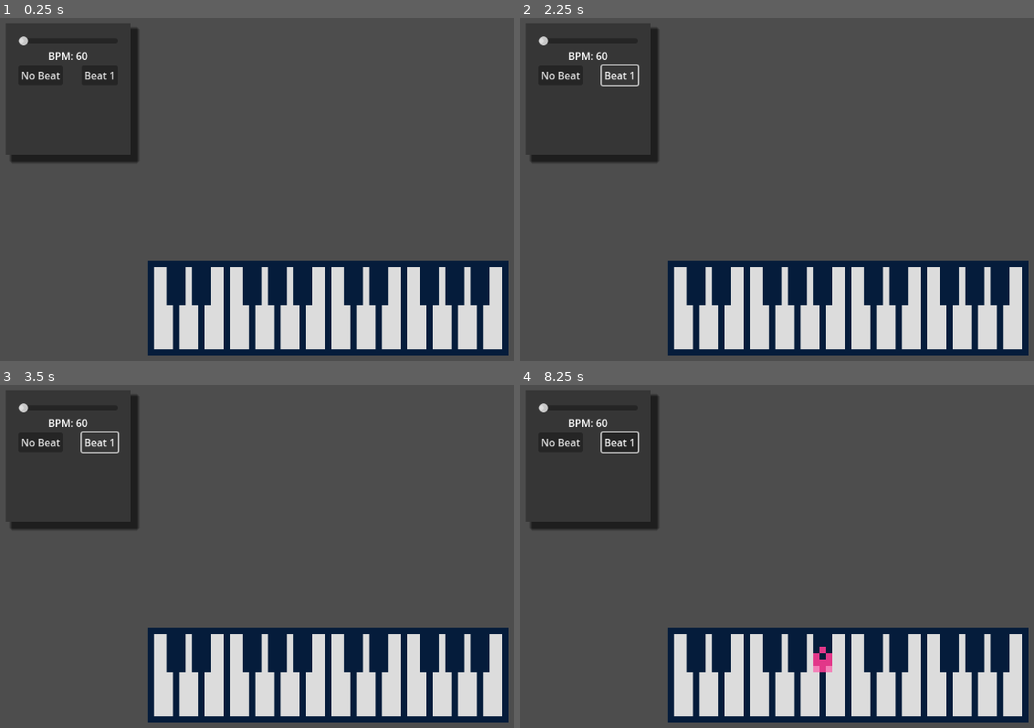
Above: before the commit, frames 1-4 (two rows, left to right).
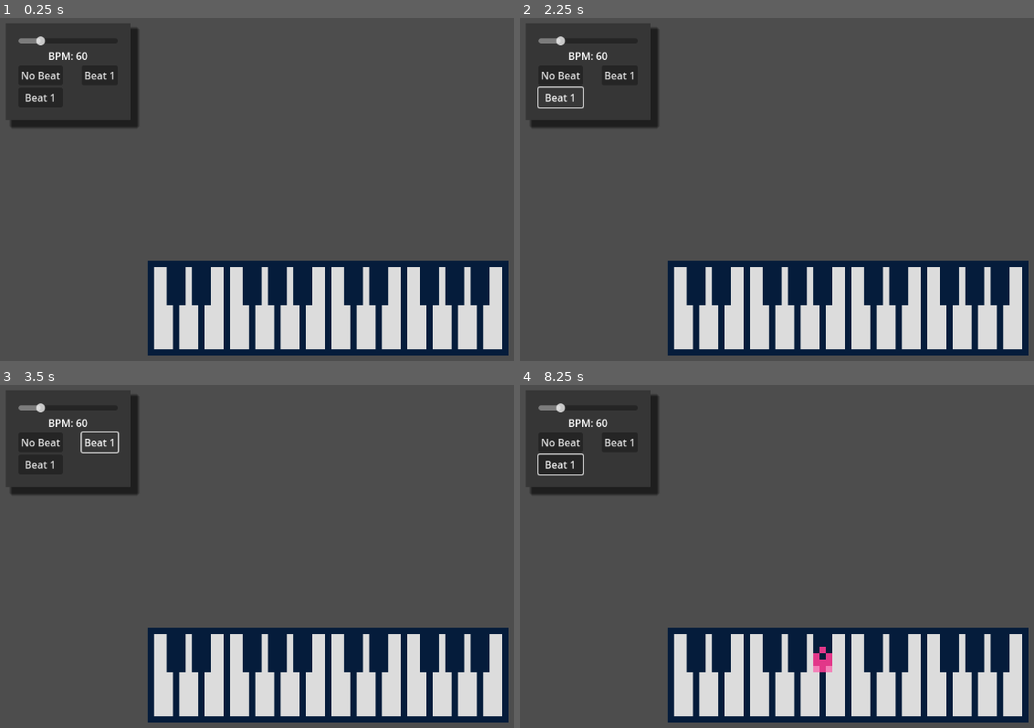
Above: after the commit, the same moments.

Repository: luciusvinicius/music-game-prototype
Game: Godot game, scene res://src/main.tscn
The game is run twice, just before and just after one commit, with the same random seed, the same clock (stepped at 60 frames per second) and the same inputs.
Inputs (mouse positions are in pixels of both pictures, inside the frame that each line leads up to):
- Up to frame 1 (0.25 s): no input
- Up to frame 2 (2.25 s): click "No Beat" at 0.5 s; click "Beat 1" at 1.25 s; click "Beat 1" at 2 s
- Up to frame 3 (3.5 s): click "Beat 1" at 2.75 s
- Up to frame 4 (8.25 s): click "Beat 1" at 3.5 s; click "Beat 1" at 4.25 s; click "Beat 1" at 5 s; tap Enter at 5.75, 7.25 s; move the mouse to (1018, 549) at 5.77 s; click (1018, 549) at 5.92 s; tap Space at 6.5, 8 s; move the mouse to (710, 590) at 6.52 s; click (710, 590) at 6.67 s; move the mouse to (931, 481) at 7.27 s; click (931, 481) at 7.42 s; move the mouse to (823, 652) at 8.02 s; click (823, 652) at 8.17 s

The runs differ from the first frame. In frame 1, 0.8% of the frame differs, in the area x 2-27%, y 5-43%; in frame 2, 1.0%; in frame 3, 0.8%; in frame 4, 1.0%.
Error after the commit: Invalid access to property or key 'notes' on a base object of type 'Nil'. (res://src/beat/beat.gd:23)

Commit message:
Dynamic Beat

Diff:
--- a/global.gd
+++ /dev/null
@@ -1 +0,0 @@
-extends Node
--- a/project.godot
+++ b/project.godot
@@ -17,7 +17,8 @@
 
 [autoload]
 
-Consts="*res://consts.gd"
+Consts="*res://src/autoloads/consts.gd"
+Beats="*res://src/autoloads/beats.gd"
 
 [rendering]
 
--- /dev/null
+++ b/src/autoloads/beats.gd
@@ -0,0 +1,59 @@
+extends Node
+
+const KICK = preload("res://assets/beats/kick.mp3")
+const SNARE = preload("res://assets/beats/snare.mp3")
+# BEATS will follow the following structure:
+# Beats: [Beat1, Beat2, ...]
+# Beat: {"name": "Beat1", "measures": 4, "notes": [Note1, Note2, ...]}
+# Note: {"stream": STREAM_SOUND, "time": val} --> this "time" will be when the sound will appear on the beat
+# It considers that a full cycle has 240 (60xMeasure=4) units of "time"
+
+func get_beat(beat_name: String) -> Beat:
+	var possible_beats := BEATS.filter(func(b): return b.name == beat_name)
+	if possible_beats.size() == 0:
+		push_error("Beat of name %s not found!" % beat_name)
+		return null
+	var beat = possible_beats[0]
+	var beat_instance = Beat.new(beat.name, beat.measures, beat.notes)
+	return beat_instance
+
+class Beat:
+	var beat_name:String
+	var measures:int
+	var notes:Array
+
+	func _init(_name:String, _measures:int, _notes:Array):
+		beat_name = _name
+		measures = _measures
+		notes = _notes
+
+
+
+const BEATS = [
+	{
+		"name": "Beat 1",
+		"measures": 4,
+		"notes": [
+			{
+				"stream": KICK,
+				"time": 0
+			},
+			{
+				"stream": SNARE,
+				"time": 60
+			},
+			{
+				"stream": KICK,
+				"time": 120
+			},
+			{
+				"stream": SNARE,
+				"time": 150
+			},
+			{
+				"stream": SNARE,
+				"time": 180
+			},
+		]
+	}
+]
--- a/src/beat/beat.gd
+++ b/src/beat/beat.gd
@@ -1,6 +1,4 @@
 extends Node
-
-const KICK = preload("res://assets/beats/kick.mp3")
 
 @onready var timer : Timer = $Timer
 @onready var audio : AudioStreamPlayer = $Audio
@@ -12,19 +10,37 @@
 		bpm = new_value
 
 @export var measure = 4 # TODO: not used yet
-
 var beat_length
-
+var current_beat
+var current_note_idx := 0
 # Called when the node enters the scene tree for the first time.
 func _ready():
 	beat_length = 60 / bpm
 
+func play(beat_name: String):
+	current_beat = Beats.get_beat(beat_name)
+	current_note_idx = -1
+	var next_note = current_beat.notes[0]
+	setup_next_note()
+	timer.start()
 
-func play(beat):
-	if beat:
-		audio.stream = KICK
-		timer.start()
+func stop():
+	timer.stop()
 
+func setup_next_note():
+	var current_note = current_beat.notes[current_note_idx]
+	current_note_idx = (current_note_idx + 1) % current_beat.notes.size()
+	var next_note = current_beat.notes[current_note_idx]
+	var wait_time
+	if next_note.time == 0:
+		wait_time = beat_length * (measure * 60 - current_note.time) / 60.0
+	else:
+		wait_time = beat_length * (next_note.time - current_note.time) / 60.0 # TODO: time initial is 0, and that mess things up
+
+	timer.wait_time = wait_time
 
 func _on_timer_timeout():
+	var next_note = current_beat.notes[current_note_idx]
+	audio.stream = next_note.stream
 	audio.play()
+	setup_next_note()
--- a/src/hud/beat_selection.gd
+++ b/src/hud/beat_selection.gd
@@ -2,21 +2,33 @@
 
 @onready var beat = $Beat
 @onready var bpm : Label = $PanelContainer/VBoxContainer/BPM
+@onready var beats = $PanelContainer/VBoxContainer/Beats
 
 # Called when the node enters the scene tree for the first time.
 func _ready():
-	pass # Replace with function body.
+	# Create Beats button
+	for beat in Beats.BEATS:
+		var beat_button = Button.new()
+		beat_button.text = beat.name
+		beat_button.pressed.connect(_on_beat_button_pressed.bind(beat.name)) # Add "beat.name" as an extra argument
+		beats.add_child(beat_button)
 
 
 # Called every frame. 'delta' is the elapsed time since the previous frame.
 func _process(delta):
 	pass
 
+func _on_beat_button_pressed(beat_name: String):
+	beat.play(beat_name)
 
 func _on_beat_1_pressed():
-	beat.play(true)
+	beat.play("")
 
 
 func _on_bpm_slider_value_changed(value):
 	beat.bpm = value
 	bpm.text = "BPM: %d" % value
+
+
+func _on_no_beat_pressed():
+	beat.stop()
--- a/src/hud/beat_selection.tscn
+++ b/src/hud/beat_selection.tscn
@@ -21,8 +21,8 @@
 
 [node name="PanelContainer" type="PanelContainer" parent="."]
 layout_mode = 0
-offset_right = 157.0
-offset_bottom = 208.0
+offset_right = 197.0
+offset_bottom = 118.0
 theme_override_styles/panel = SubResource("StyleBoxFlat_k6q0s")
 
 [node name="VBoxContainer" type="VBoxContainer" parent="PanelContainer"]
@@ -32,25 +32,26 @@
 layout_mode = 2
 min_value = 1.0
 max_value = 300.0
-value = 1.0
+value = 60.0
 
 [node name="BPM" type="Label" parent="PanelContainer/VBoxContainer"]
 layout_mode = 2
 text = "BPM: 60"
 horizontal_alignment = 1
 
-[node name="GridContainer" type="GridContainer" parent="PanelContainer/VBoxContainer"]
+[node name="Beats" type="GridContainer" parent="PanelContainer/VBoxContainer"]
 layout_mode = 2
 theme_override_constants/h_separation = 30
 columns = 2
 
-[node name="No Beat" type="Button" parent="PanelContainer/VBoxContainer/GridContainer"]
+[node name="No Beat" type="Button" parent="PanelContainer/VBoxContainer/Beats"]
 layout_mode = 2
 text = "No Beat"
 
-[node name="Beat 1" type="Button" parent="PanelContainer/VBoxContainer/GridContainer"]
+[node name="Beat 1" type="Button" parent="PanelContainer/VBoxContainer/Beats"]
 layout_mode = 2
 text = "Beat 1"
 
 [connection signal="value_changed" from="PanelContainer/VBoxContainer/BPMSlider" to="." method="_on_bpm_slider_value_changed"]
-[connection signal="pressed" from="PanelContainer/VBoxContainer/GridContainer/Beat 1" to="." method="_on_beat_1_pressed"]
+[connection signal="pressed" from="PanelContainer/VBoxContainer/Beats/No Beat" to="." method="_on_no_beat_pressed"]
+[connection signal="pressed" from="PanelContainer/VBoxContainer/Beats/Beat 1" to="." method="_on_beat_1_pressed"]
Not shown, added: assets/beats/snare.mp3.import
Not shown, changed: credits.txt
Renamed: consts.gd -> src/autoloads/consts.gd
Not shown, added: assets/beats/snare.mp3
